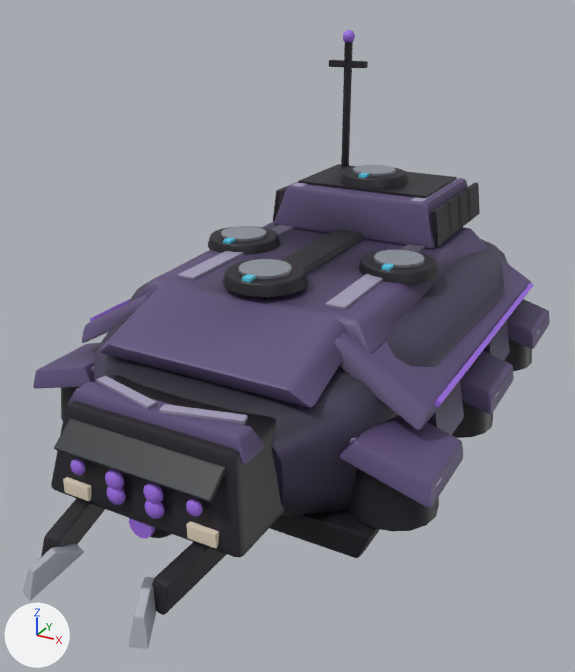
Renders of the glTF model assets/vehicles/ex_strider_7.glb from each side of a commit.
Both versions are drawn from a 50 mm camera at (5.38, -10.69, 5.36) aimed at (-0.39, -0.19, 0.11). Every picture has the same lights, and +X, +Y and +Z are marked at lower left. The picture after the commit comes second. Where no turn or scale is listed for an object, it has been applied to the vertices. Vertices at exactly the same position are counted once.
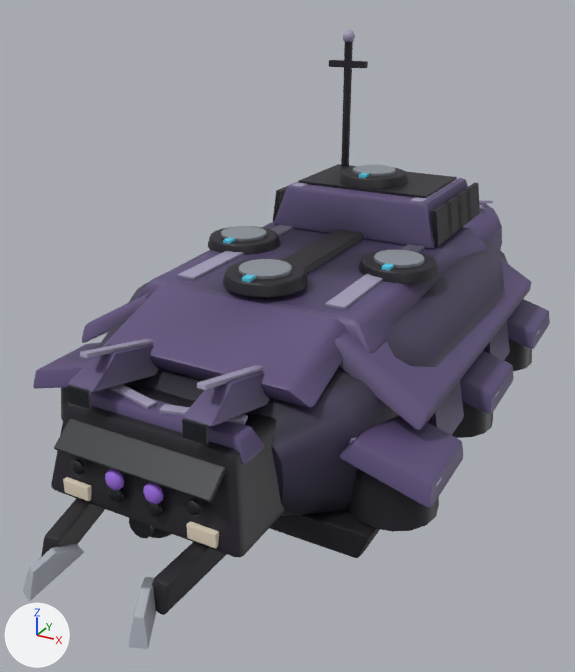
Where the newer file only moved an object's origin or applied its transform, the numbers keep the older frame.

Changed parts and their boxes [x1, y1, x2, y2] in the pictures (575 x 672 px):
```json
{"part": 1, "of": "me_mesh_0", "change": "added", "after": [108, 488, 124, 503]}
{"part": 2, "of": "me_mesh_0", "change": "deleted", "before": [106, 487, 126, 505]}
{"part": 3, "of": "me_mesh_0", "change": "deleted", "before": [90, 299, 130, 321], "on screen": "mostly hidden"}
{"part": 4, "of": "me_mesh_0", "change": "deleted", "before": [435, 282, 534, 408]}
{"part": 5, "of": "me_mesh_0", "change": "built on", "before": [92, 368, 246, 519], "after": [67, 339, 270, 517]}
{"part": 6, "of": "me_mesh_0", "change": "built on", "after": [452, 176, 537, 335], "on screen": "mostly hidden"}
{"part": 7, "of": "me_mesh_0", "change": "recoloured", "before": [70, 30, 547, 538], "after": [70, 30, 547, 538]}
{"part": 8, "of": "me_mesh_0", "change": "recoloured", "before": [343, 30, 355, 42], "after": [343, 30, 355, 42]}
{"part": 9, "of": "me_mesh_0", "change": "recoloured", "before": [70, 459, 203, 538], "after": [70, 459, 203, 538]}
```

Edits to the scene script, one JSON object a line:
```json
{"block": "me_mesh_0", "where": "# used by ob_mesh_0; location = (-3.15, 4.76, -1.32)"}
{"op": "remove", "block": "me_mesh_0", "code": "me_mesh_0.from_pydata(...)  # 5718 vertices, 11092 faces; spans x 0.0..6.29, y -10.54..0.0, z 0.0..5.97"}
{"op": "add", "block": "me_mesh_0", "code": "me_mesh_0.from_pydata(...)  # 6482 vertices, 12580 faces; spans x 0.0..6.29, y -10.54..2.63, z 0.0..5.97"}
{"block": "me_mesh_0", "change": "me_mesh_0 part 1: a new loose piece, a UV sphere (10 segments, 6 rings, poles along z) spanning x 2.75..2.96, y -9.48..-9.34, z 0.98..1.19, in mat_glass"}
{"block": "me_mesh_0", "change": "me_mesh_0 part 2: the loose piece of 52 vertices spanning x 2.73..2.99, y -9.49..-9.33, z 0.95..1.22 is deleted"}
{"block": "me_mesh_0", "change": "me_mesh_0 part 3: the loose piece of 8 vertices spanning x 0.3..0.4, y -6.87..-1.99, z 1.86..1.98 is deleted"}
{"block": "me_mesh_0", "change": "me_mesh_0 part 4: the loose piece of 8 vertices spanning x 5.89..5.99, y -6.87..-1.99, z 1.86..1.98 is deleted"}
{"block": "me_mesh_0", "change": "me_mesh_0 part 5: 23 vertices moved within x 0.03..5.18, y -9.44..-7.56, z 1.18..2.12; 52 vertices removed from x 3.3..3.56, y -9.49..-9.33, z 0.95..1.22; 424 vertices added at x 2.1..4.19, y -9.48..-7.34, z 0.98..2.72"}
{"block": "me_mesh_0", "change": "me_mesh_0 part 6: 31 vertices moved within x 1.11..6.28, y -2.7..-1.3, z 1.34..3.51; 2 vertices removed from x 4.14, y -1.3, z 3.44..3.51; 410 vertices added at x 1.63..4.66, y -1.3..2.57, z 0.88..3.51"}
{"block": "me_mesh_0", "change": "me_mesh_0 part 7: 1221 kept faces spanning x 0.01..6.28, y -10.54..-0.08, z 0.15..5.97 get new vertex colours"}
{"block": "me_mesh_0", "change": "me_mesh_0 part 8: 80 faces spanning x 2.04..2.27, y -1.7..-1.46, z 5.73..5.97 switch from mat_glow to mat_trim"}
{"block": "me_mesh_0", "change": "me_mesh_0 part 9: 236 faces spanning x 2.18..4.11, y -9.48..-9.29, z 0.52..1.4 switch from mat_glow to mat_glass"}
{"block": "me_mesh_0", "change": "other edits to the shape of me_mesh_0 do not show in these pictures"}
```
